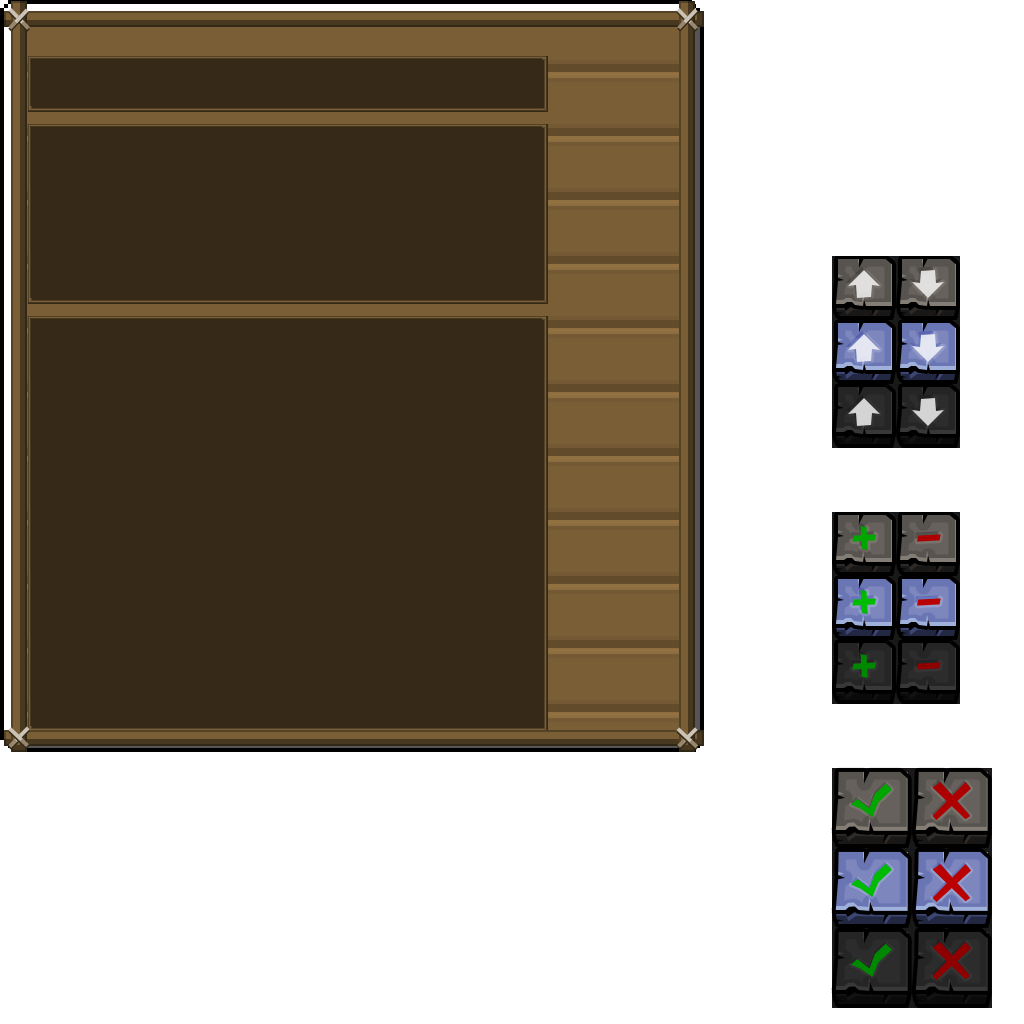
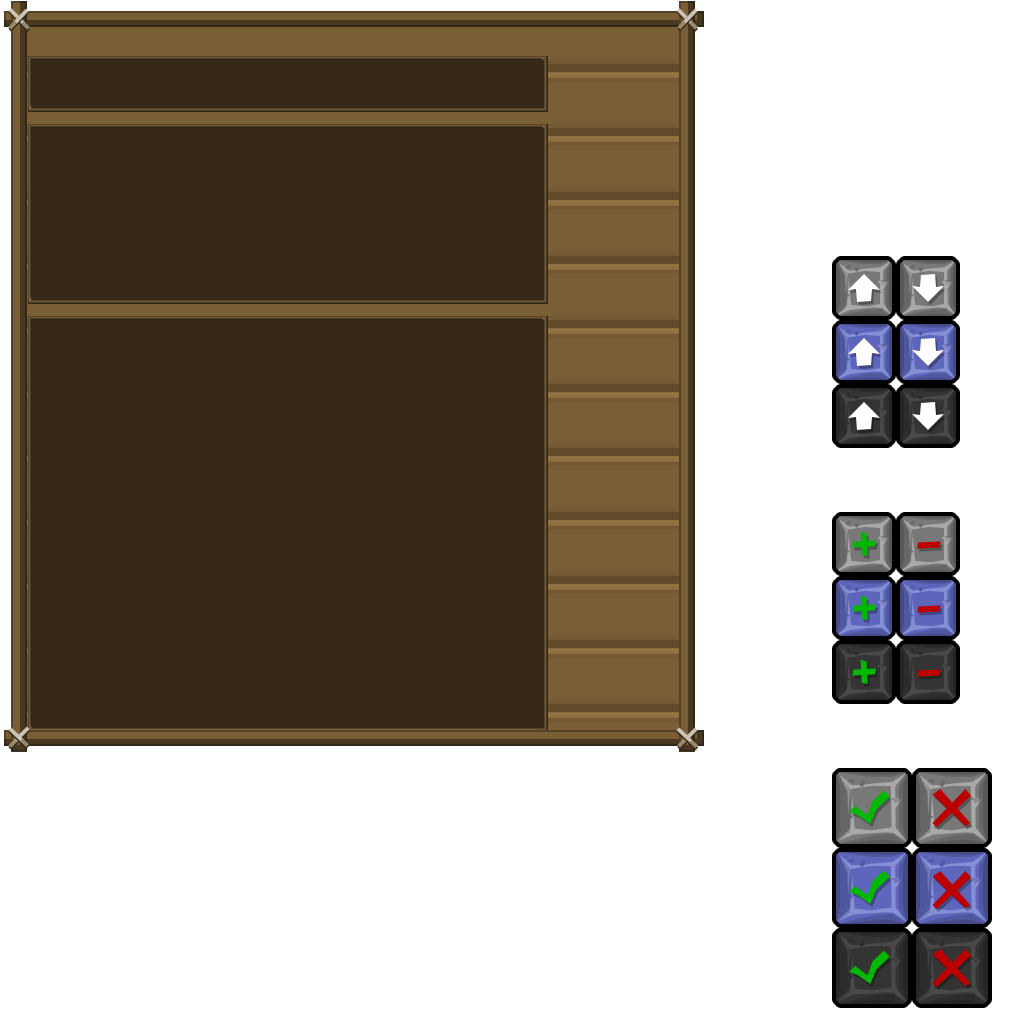
Layered file, before and after one edit (1024 × 1024). Changes by layer:
removed group "up" (15 layers) from group "buttons" over [836, 259, 895, 448]
added group "up arrow" with 18 layers in group "buttons" over [836, 260, 892, 444]
removed group "down" (40 layers) from group "buttons" over [260, 3, 959, 448]
added group "down arrow" with 18 layers in group "buttons" over [900, 260, 956, 444]
removed group "Disabled" (2nd of 7, in "buttons" › "down") (29 layers) from group "down" over [260, 3, 959, 448]
moved "plus" above "minus" over [836, 515, 895, 704]
removed group "Off" (6th of 7, in "buttons" › "tick") (4 layers) from group "tick" over [834, 771, 912, 848]
removed layer "Forme 5 copie 9" (19th of 19, in "buttons" › "tick" › "Off") from group "Off" over [834, 771, 912, 848]
removed group "Hover" (6th of 7, in "buttons" › "tick") (4 layers) from group "tick" over [834, 851, 912, 928]
removed layer "Forme 5 copie 10" from group "Hover" over [834, 851, 912, 928]
added group "button small normal" (5th of 6, in "buttons" › "tick") with 4 layers in group "tick" over [836, 772, 932, 844]
added layer "Shape 6" (13th of 18, in "buttons" › "tick" › "button small normal") (multiply, 15%) in group "button small normal" over [836, 772, 932, 844]
added group "button small hover" (5th of 6, in "buttons" › "tick") with 4 layers in group "tick" over [836, 852, 932, 924]
added layer "Shape 6" (14th of 18, in "buttons" › "tick" › "button small hover") (multiply, 15%) in group "button small hover" over [836, 852, 932, 924]
added group "button small click" (5th of 6, in "buttons" › "tick") with 4 layers in group "tick" over [836, 932, 932, 1004]
added layer "Shape 6" (15th of 18, in "buttons" › "tick" › "button small click") (multiply, 15%) in group "button small click" over [836, 932, 932, 1004]
hid "Layer 0" over [0, 0, 992, 1008]
…and 176 more changes (84 added, 18 blend, 15 moved_by, 6 opacity, 3 painted, 74 removed, 18 stack)
